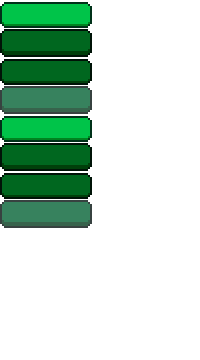
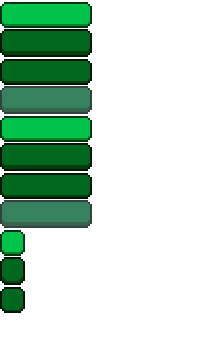
Revision of a layered 200 × 360 image; what changed, layer by layer:
added layer "Capa 5" above "Capa 4" over [3, 230, 25, 313]
added layer "Capa 4" above "Capa 2" over [0, 230, 6, 313]
